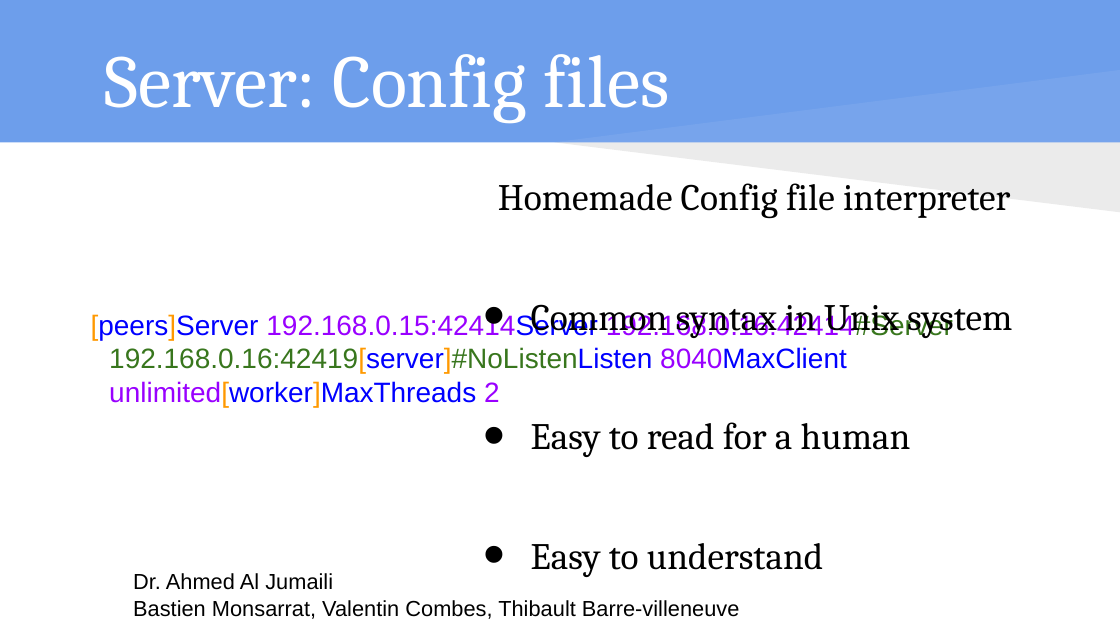
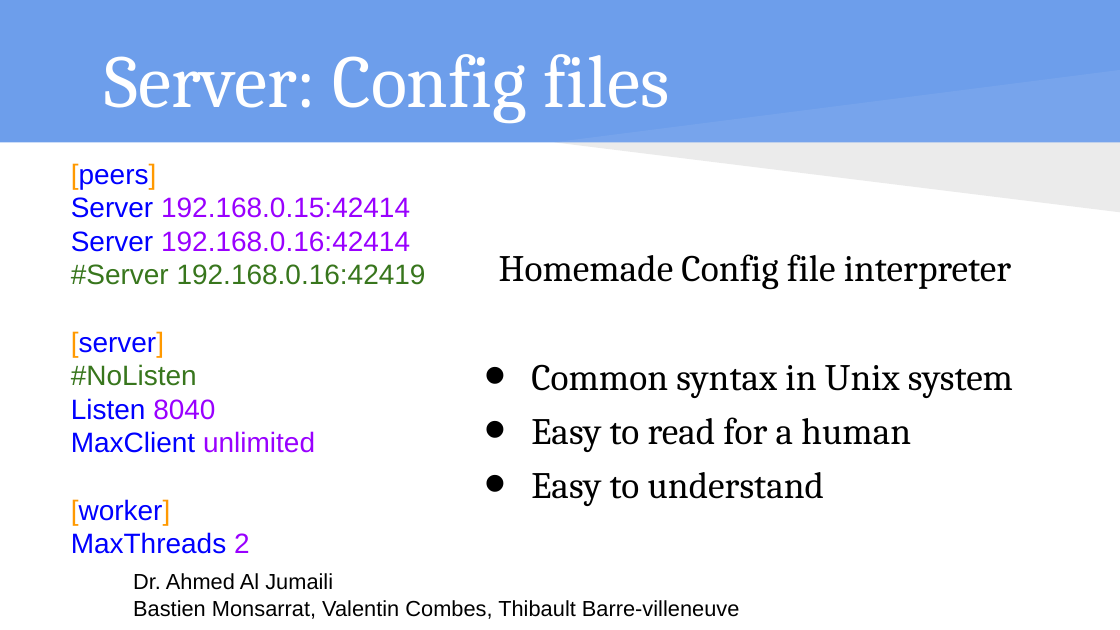
Before and after one commit to isundil/drt, a slide deck: slide 9 of Presentation DS - drt.pptx. Drawn at 1120x630 pixels with LibreOffice and Linux fonts; fonts in the diff are those of the drawing. Boxes give left, top, right and bottom in pixels: in the first picture for what was removed or moved away, otherwise in the second. Text is boxed around its words. In the diff, an @@ line names an element or a change of style, - is before the commit and + after.

Commit message:
slides

```diff
--- a/Presentation DS - drt.pptx
+++ b/Presentation DS - drt.pptx
@@ text "Homemade Config file interpreter" rewrapped from [498, 183, 1012, 577] to [499, 254, 1013, 506] @@
@@ text at [71, 163, 426, 554]: text changed @@
-[peers]Server 192.168.0.15:42414Server 192.168.0.16:42414#Server 192.168.0.16:42419[server]#NoListenListen 8040MaxClient unlimited[worker]MaxThreads 2
+[peers]
+Server 192.168.0.15:42414
+Server 192.168.0.16:42414
+#Server 192.168.0.16:42419
+[server]
+#NoListen
+Listen 8040
+MaxClient unlimited
+[worker]
+MaxThreads 2
```
Also in this commit, not shown: 9 other slides changed.
